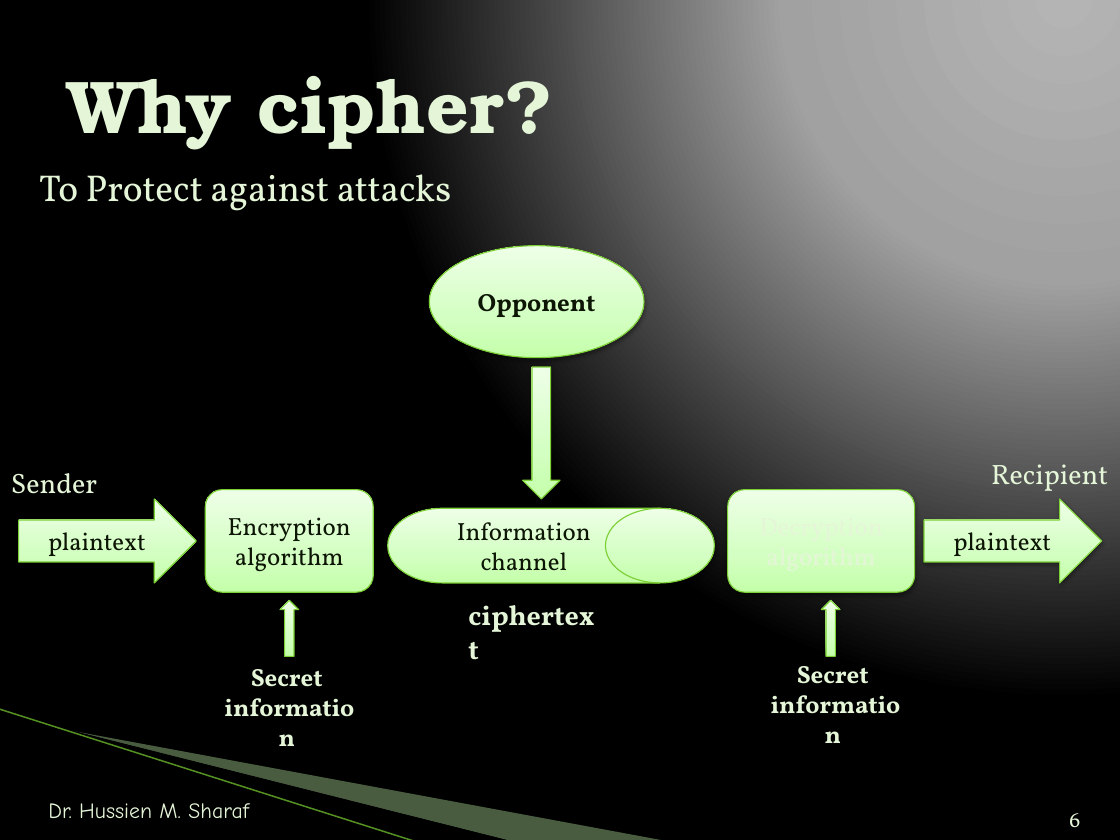
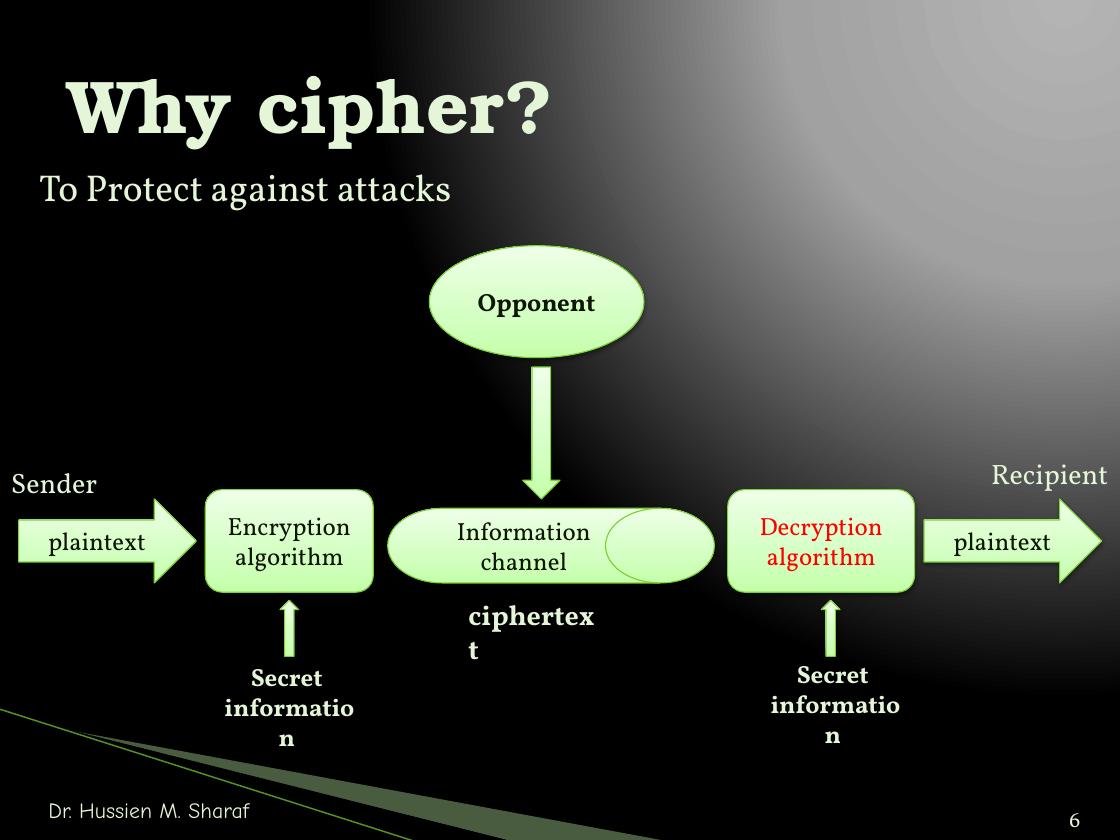
Before and after one commit to KShawki/CU, a slide deck: slide 6 of Security/AfterMidTerm/Lec 1 - Intro & Operators.pptx. Drawn at 1120x840 pixels with LibreOffice and Linux fonts; fonts in the diff are those of the drawing; background and template pictures are left out. Boxes give left, top, right and bottom in pixels: in the first picture for what was removed or moved away, otherwise in the second. Text is boxed around its words. In the diff, an @@ line names an element or a change of style, - is before the commit and + after.

```diff
--- a/Security/AfterMidTerm/Lec 1 - Intro & Operators.pptx
+++ b/Security/AfterMidTerm/Lec 1 - Intro & Operators.pptx
@@ rounded rectangle "Decryption algorithm" at <box>728,489,915,592</box>: text colour #E5F6D8 to #FF0000 @@
```
Also in this commit, not shown: 5 other files.
